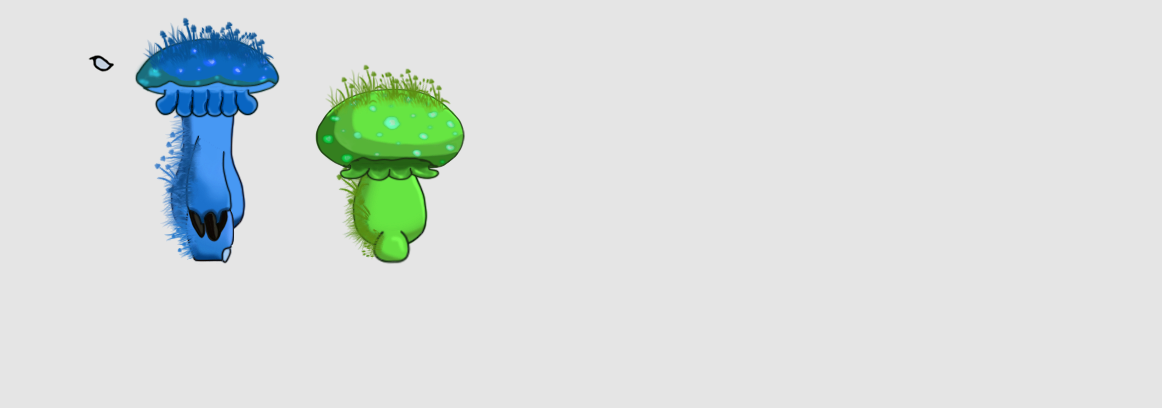
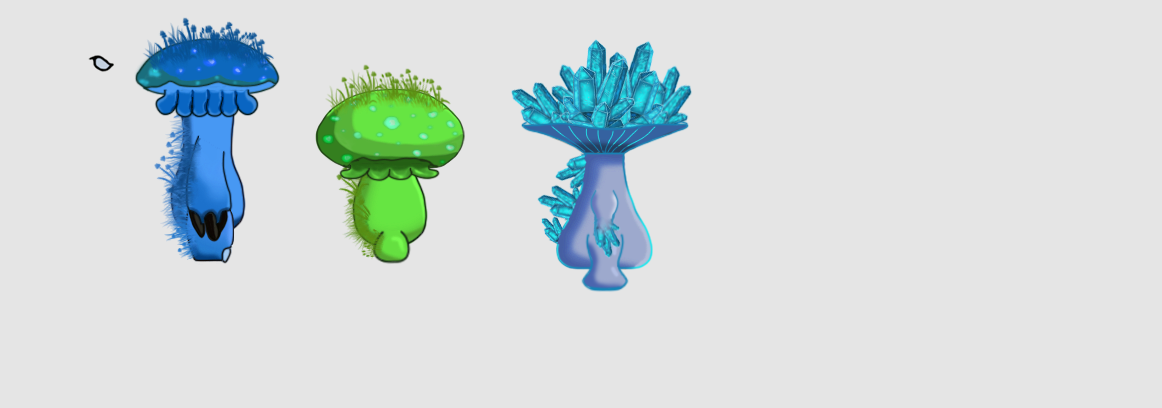
Layer changes from the first (1162, 408) image to the second:
added group "mush_03" with 30 layers above "Teinte/Saturation 3" over [511, 39, 692, 292]
added group "bras_mush_03" with 5 layers in group "mush_03" over [584, 187, 628, 260]
added layer "bras_mush_03.png" in group "bras_mush_03" over [589, 188, 622, 260]
added group "pied_mush_03" with 4 layers in group "mush_03" over [541, 217, 631, 292]
added layer "pied_mush_03.png" in group "pied_mush_03" over [581, 232, 629, 292]
added group "corps_mush_03" with 7 layers in group "mush_03" over [537, 134, 663, 292]
added layer "corps_mush_03.png" in group "corps_mush_03" over [537, 149, 653, 270]
added group "chapeau_mush_03" with 10 layers in group "mush_03" over [511, 39, 692, 176]
added layer "chapeau_mush_03.png" in group "chapeau_mush_03" over [511, 39, 692, 156]
